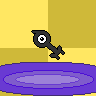
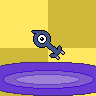
Layers edited between the first and the second 96 × 96 image:
added group "Shiny" with 2 layers above "Group" over (32, 31, 64, 59)
added layer "Body" in group "Shiny" over (32, 31, 64, 59)
added layer "Claws" in group "Shiny" over (32, 31, 64, 59)
painted on "Paint Layer 1" over (32, 31, 64, 59)
